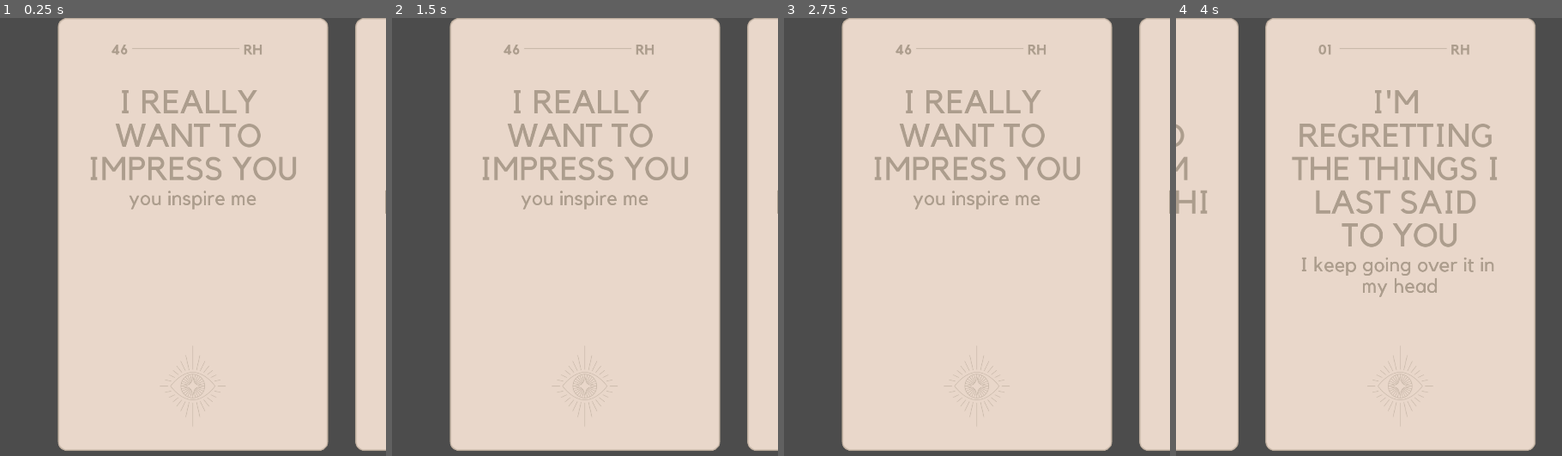
Above: before the commit, frames 1-4 (left to right).
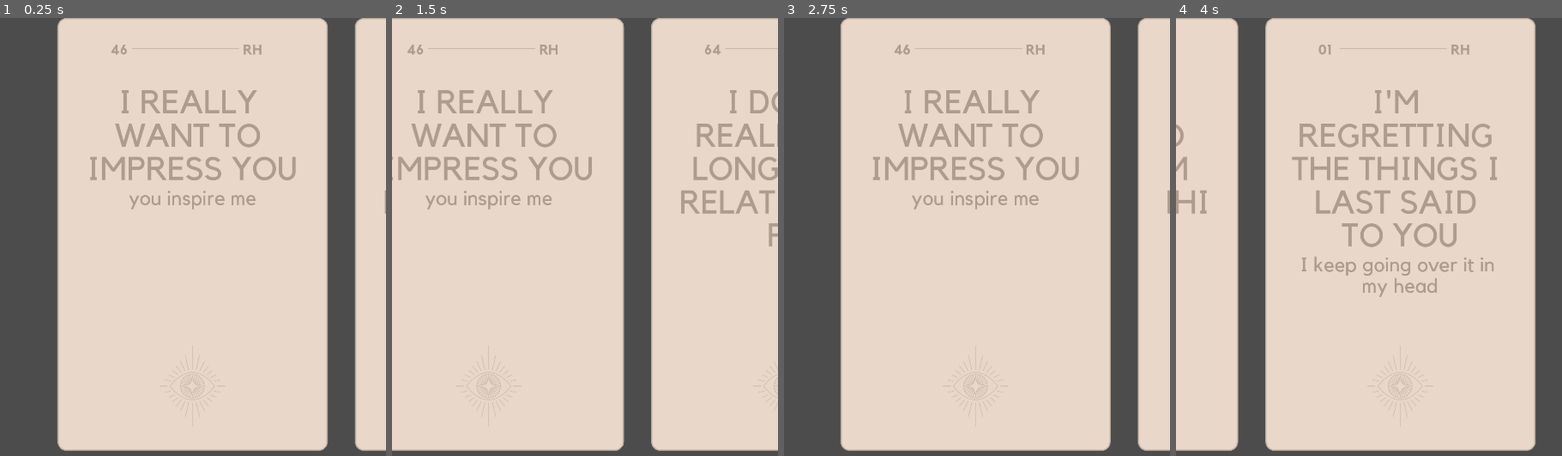
Above: after the commit, the same moments.

Repository: collectivenectar/therealrealoracle
Game: Godot game, scene res://scenes/DrawingCards/Carousels/CarouselFinite.tscn
The game is run twice, just before and just after one commit, with the same random seed, the same clock (stepped at 60 frames per second) and the same inputs. This scene is started directly instead of the project's main scene.
Inputs (mouse positions are in pixels of both pictures, inside the frame that each line leads up to):
- Up to frame 1 (0.25 s): no input
- Up to frame 2 (1.5 s): tap Enter at 0.5 s; drag from (585, 232) to (623, 210) at 0.52 s; tap Space at 1.25 s; drag from (507, 394) to (outside the picture) at 1.27 s
- Up to frame 3 (2.75 s): move the mouse to (1015, 210) at 2.02 s; click (1015, 210) at 2.17 s
- Up to frame 4 (4 s): drag from (outside the picture) to (1253, 258) at 2.77 s; move the mouse to (outside the picture) at 3.52 s; click (outside the picture) at 3.67 s

The runs differ from the first frame. In frame 1, 1.1% of the frame differs, in the area x 14-94%, y 0-99%; in frame 2, 35%, in the area x 0-100%, y 0-99%; in frame 3, 4.0%; in frame 4, 0.3%.

Commit message:
still working on finite carousel, issues with sticky input

Diff:
--- a/scenes/DrawingCards/Carousels/CarouselFinite.gd
+++ b/scenes/DrawingCards/Carousels/CarouselFinite.gd
@@ -26,7 +26,7 @@
 var last_card_in_carousel : int
 
 #signal for when a user has clicked the 'add card' button for the middle card
-signal card_chosen(progress)
+#signal card_chosen(progress)
 
 func _ready():
 	_carousel_sizing_setup()
@@ -57,7 +57,7 @@
 		#right to left, and decreases carousel_position from max carousel value to 0
 		#for journal, might consider starting at midpoint, but will decide after completing
 		#design
-		carousel_position = last_card_in_carousel * card_zone
+		carousel_position = last_card_in_carousel * card_zone - 1
 	elif global.carousel_types[global.carousel_type_currently_is] == "REVEALING":
 		last_card_in_carousel = global.total_cards_in_scene
 		carousel_position = last_card_in_carousel * card_zone
@@ -117,15 +117,16 @@
 func _gui_input(event):
 	if event is InputEventMouseButton && event.button_index == BUTTON_LEFT:
 		#if just pressed mouse click
-		if event.button_index == BUTTON_LEFT and event.pressed:
+		if event.button_index == BUTTON_LEFT && event.pressed:
 			#set pressed to true, record start position, and set carousel momentum to 0
 			#in case carousel was in motion, and kill animation state if "inertia"
 			pressed = true
 			click_down_position = event.global_position
 			animation_state = "inactive"
 			carousel_inertia_initial = 0
+			print("inactive")
 		#otherwise if button just released
-		elif event.button_index == BUTTON_LEFT and !event.pressed:
+		elif event.button_index == BUTTON_LEFT && !event.pressed:
 			#store that end position, set pressed to false, and begin inertia calculation
 			#i.e. calculate the end position based on current position, speed, and card + separation
 			#width
@@ -135,6 +136,7 @@
 			animation_end_position = stepify(carousel_position, card_zone) + stepify(carousel_inertia_initial*20.0*1.8939,card_zone)
 			animation_end_position = clamp(animation_end_position, 0, (last_card_in_carousel * card_zone))
 			animation_state = "released"
+			print("released")
 			#this is for filtering out insufficient momentum to create inertia
 			#set to filter for x or y changes, because I'm considering putting in
 			#an animation for the user dragging a card or selecting a card for addition
@@ -152,6 +154,7 @@
 			carousel_position = clamp(carousel_position, 0, (last_card_in_carousel * card_zone))
 			_carousel_card_position_manager(carousel_position)
 			carousel_inertia_initial = event.relative.x
+			print("dragging")
 		elif pressed == false:
 			pass
 
--- a/scripts/global.gd
+++ b/scripts/global.gd
@@ -200,6 +200,14 @@
 	file.store_var(user_data, true)
 	file.close()
 
+func draw():
+	if deck_copy.size() == 0:
+		_shuffle_deck()
+	else:
+		clear_decks()
+		_shuffle_deck()
+
+
 func clear_decks():
 	#clear all deck storage related variables for a clean start
 	deck_copy.clear()
@@ -232,10 +240,3 @@
 	if app_state == "savetime":
 		for i in carousel_choice:
 			carousel_converted.append(livedeck[i].name)
-
-func draw():
-	if deck_copy.size() == 0:
-		_shuffle_deck()
-	else:
-		clear_decks()
-		_shuffle_deck()
